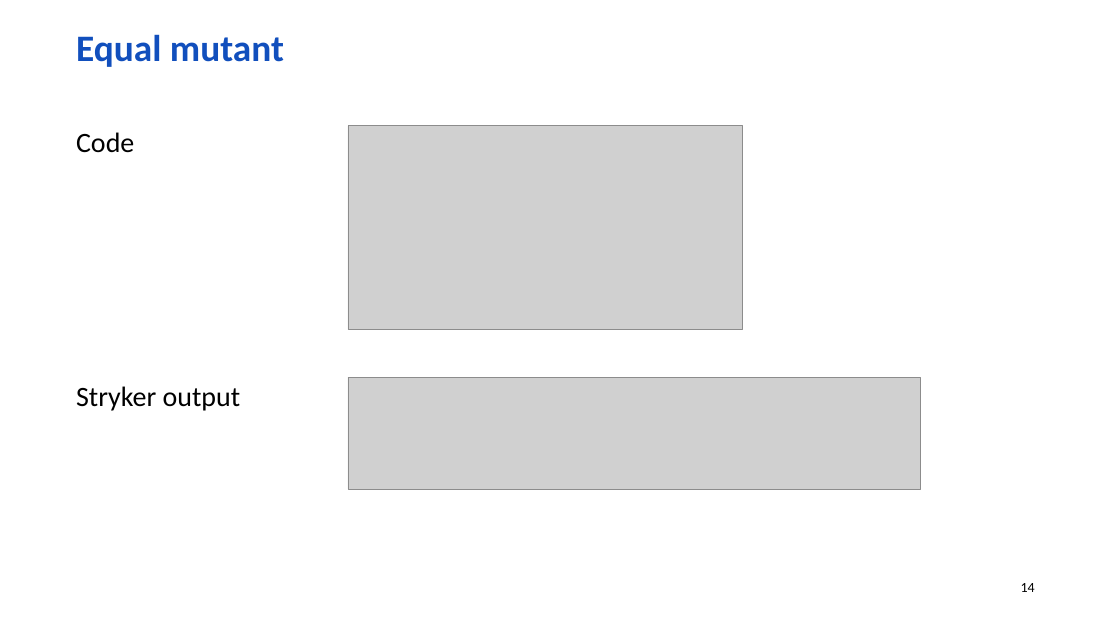
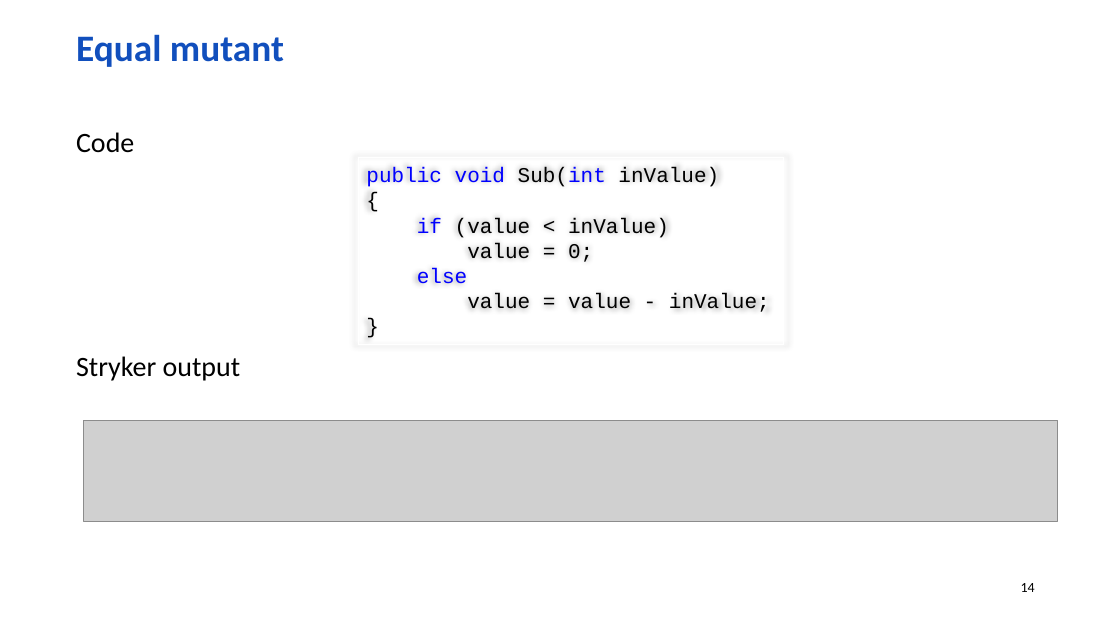
Before and after one commit to wolf-off/Stryker-demo, a slide deck: slide 14 of Mutation net.pptx. Drawn at 1120x630 pixels with LibreOffice and Linux fonts; fonts in the diff are those of the drawing; grey boxes stand for pictures; background and template pictures are left out. Boxes give left, top, right and bottom in pixels: in the first picture for what was removed or moved away, otherwise in the second. Text is boxed around its words. In the diff, an @@ line names an element or a change of style, - is before the commit and + after.

```diff
--- a/Mutation net.pptx
+++ b/Mutation net.pptx
@@ picture removed at [348,126,743,330] @@
@@ rectangle added at [358,158,783,344], outline #FFFFFF 0.75 pt, 18 pt, text #000000 @@
+public void Sub(int inValue)
+{
+if (value < inValue)
+value = 0;
+else
+value = value - inValue;
+}
@@ text "Stryker output": place and size @@
-text "Stryker output" at [76,386,241,411]
+text "Stryker output" at [76,356,241,381]
@@ picture removed at [348,377,920,489] @@
@@ picture added at [84,420,1059,521] @@
```
Also in this commit, not shown: 1 other slide changed, 1 slide added, 2 slides removed.
